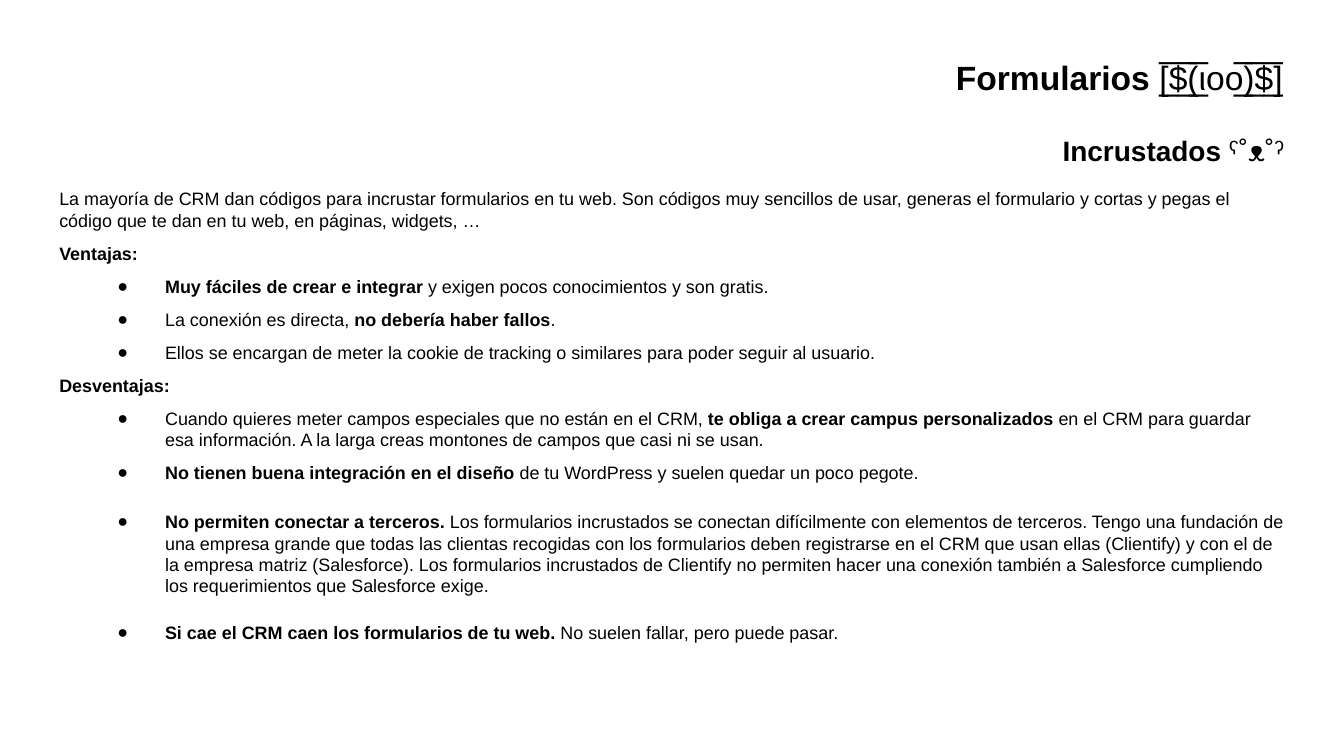
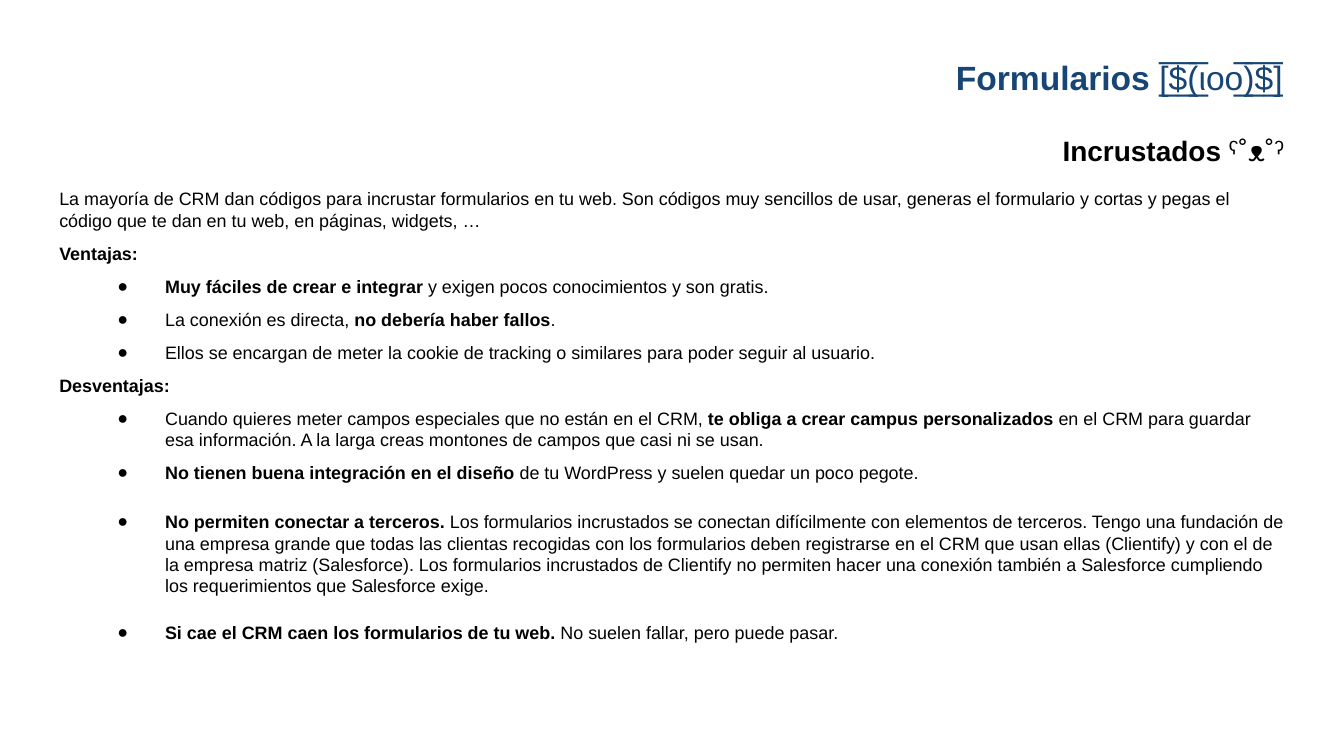
Before and after one commit to gwannon/WordCampBilbao2025, a slide deck: slide 9 of WCBIO25_Jorge-Monclus.pptx. Drawn at 1344x756 pixels with LibreOffice and Linux fonts; fonts in the diff are those of the drawing; background and template pictures are left out. Boxes give left, top, right and bottom in pixels: in the first picture for what was removed or moved away, otherwise in the second. Text is boxed around its words. In the diff, an @@ line names an element or a change of style, - is before the commit and + after.

```diff
--- a/WCBIO25_Jorge-Monclus.pptx
+++ b/WCBIO25_Jorge-Monclus.pptx
@@ title "Formularios [̲̅$̲̅(̲̅ιοο̲̅)̲̅$̲̅]" at bbox=[956, 63, 1282, 96]: text colour #000000 to #174575 @@
```
Also in this commit, not shown: 1 other slide changed, 2 other files.
